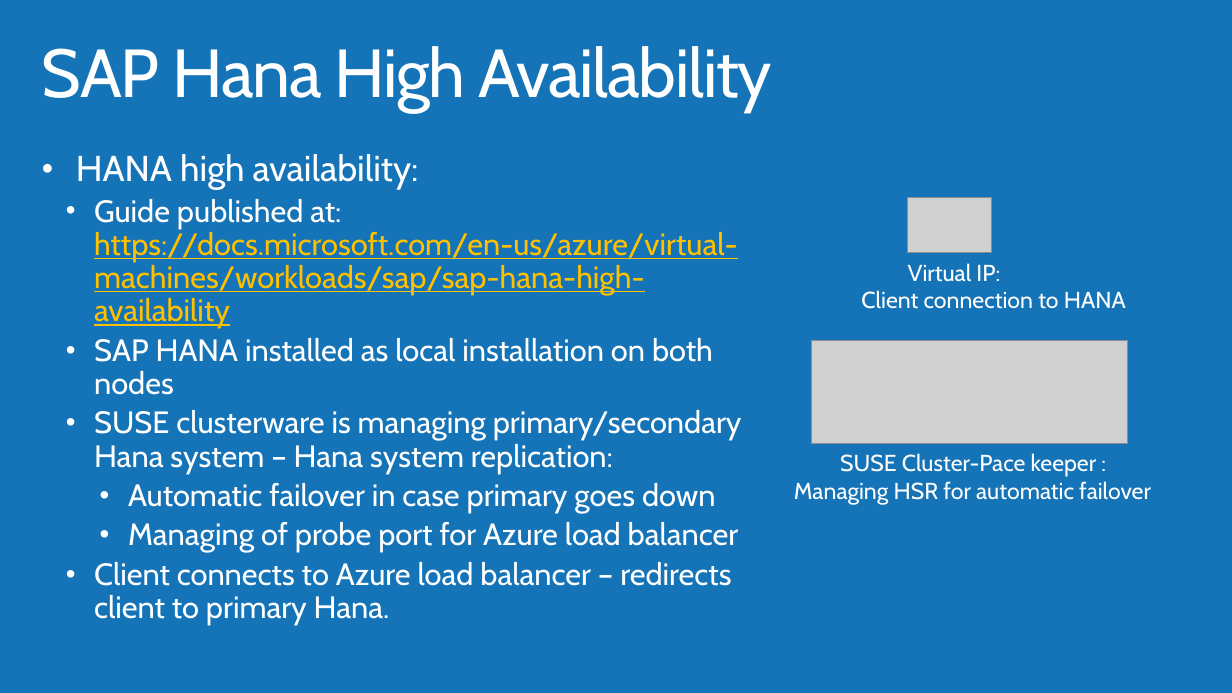
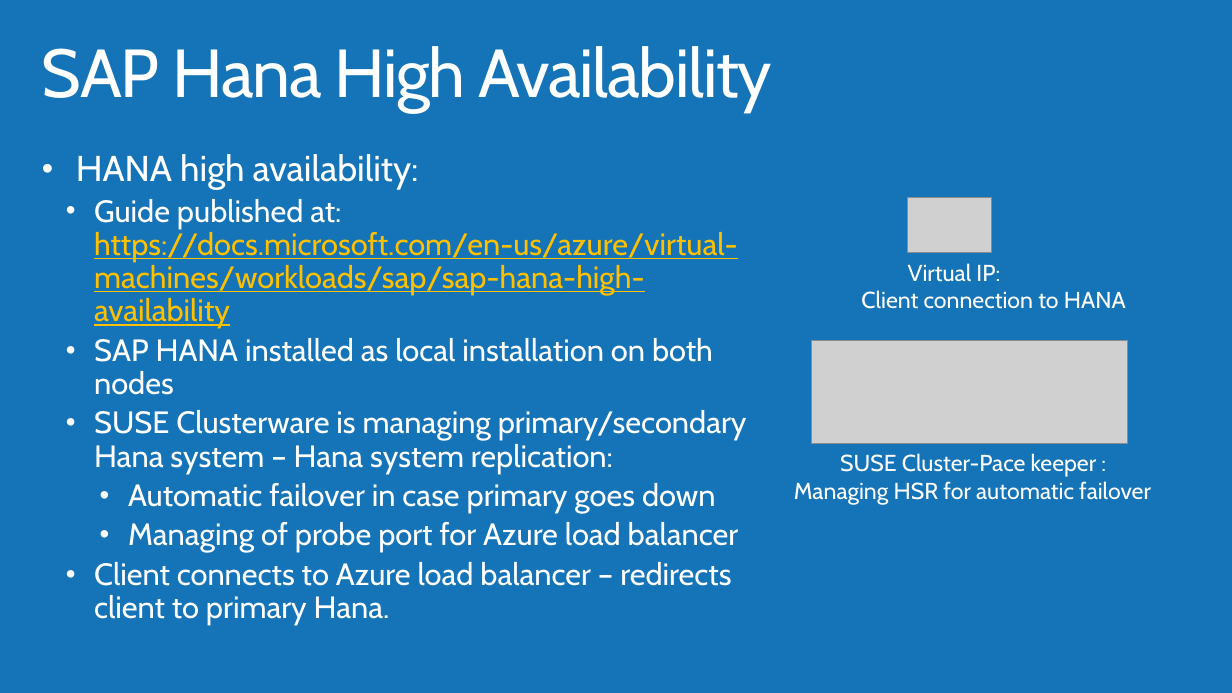
Before and after one commit to AzureCAT-GSI/SAP-on-Azure, a slide deck: slide 26 of Presentations/08_SAP_Business_Continuity.pptx. Drawn at 1232x693 pixels with LibreOffice and Linux fonts; fonts in the diff are those of the drawing; grey boxes stand for pictures; background and template pictures are left out. Boxes give left, top, right and bottom in pixels: in the first picture for what was removed or moved away, otherwise in the second. Text is boxed around its words. In the diff, an @@ line names an element or a change of style, - is before the commit and + after.

```diff
--- a/Presentations/08_SAP_Business_Continuity.pptx
+++ b/Presentations/08_SAP_Business_Continuity.pptx
@@ text at (x1=94, y1=410, x2=747, y2=473): text changed @@
-  • SUSE clusterware is managing primary/secondary Hana system – Hana system replication:
+  • SUSE Clusterware is managing primary/secondary Hana system – Hana system replication:
```
Also in this commit, not shown: 1 other slide changed.
